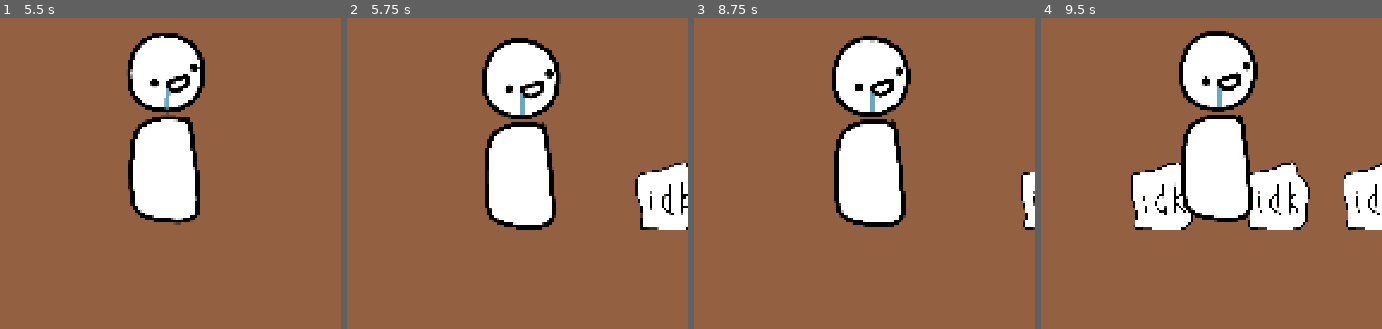
Above: before the commit, frames 1-4 (left to right).
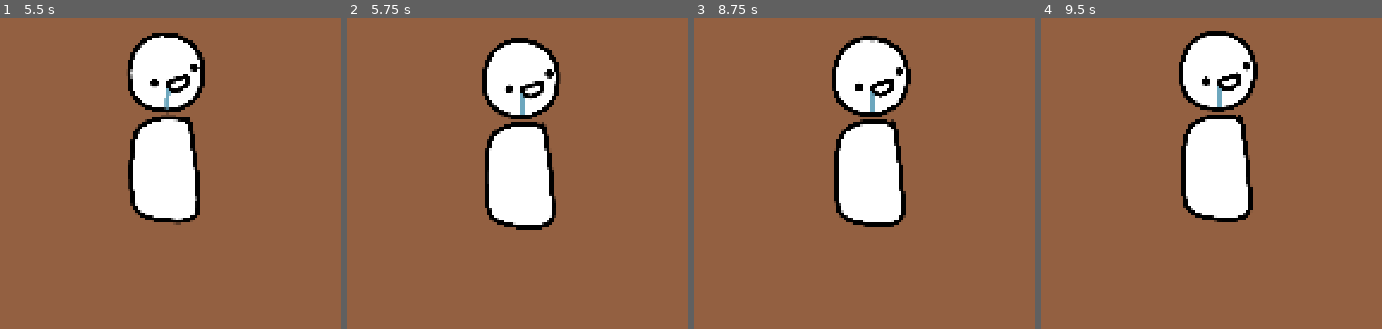
Above: after the commit, the same moments.

Repository: IMOitself/godot-game-idk
Game: Godot game, scene res://scenes/game.tscn
Two runs of this game, one before a commit and one after it. Both use one fixed random seed, a clock stepped at 60 frames per second and the inputs below.
Inputs (mouse positions are in pixels of both pictures, inside the frame that each line leads up to):
- Up to frame 1 (5.5 s): move the mouse to (214, 217) at 0.52 s; press the mouse at (214, 217) at 0.53 s; hold D (move_right) 0.53-2.03 s; move the mouse to (27, 294) at 1.27 s; release the mouse at (27, 294) at 1.28 s; click (27, 294) at 1.35 s; move the mouse to (160, 80) at 2.02 s; press the mouse at (160, 80) at 2.03 s; hold A (move_left) 2.03-2.78 s; move the mouse to (outside the picture) at 2.77 s; release the mouse at (outside the picture) at 2.78 s; hold D (move_right) 2.78-4.28 s; click (outside the picture) at 2.85 s; move the mouse to (outside the picture) at 3.52 s; press the mouse at (outside the picture) at 3.53 s; move the mouse to (outside the picture) at 4.27 s; release the mouse at (outside the picture) at 4.28 s; hold A (move_left) 4.28-5.03 s; click (outside the picture) at 4.35 s; move the mouse to (139, 257) at 5.02 s; press the mouse at (139, 257) at 5.03 s; hold D (move_right) from 5.03 s (still down)
- Up to frame 2 (5.75 s): keep holding D (move_right)
- Up to frame 3 (8.75 s): move the mouse to (741, 55) at 5.77 s; release D (move_right) at 5.78 s; release the mouse at (741, 55) at 5.78 s; hold A (move_left) 5.78-7.28 s; click (741, 55) at 5.85 s; move the mouse to (908, 217) at 6.52 s; press the mouse at (908, 217) at 6.53 s; move the mouse to (721, 294) at 7.27 s; release the mouse at (721, 294) at 7.28 s; hold D (move_right) from 7.28 s (still down); click (721, 294) at 7.35 s; move the mouse to (854, 80) at 8.02 s; press the mouse at (854, 80) at 8.03 s
- Up to frame 4 (9.5 s): keep holding D (move_right); move the mouse to (outside the picture) at 8.77 s; release the mouse at (outside the picture) at 8.78 s; click (outside the picture) at 8.85 s

Frame 1 is identical in both runs. In frame 2, 2.9% of the frame differs, in the area x 84-100%, y 46-69%; in frame 3, 0.7%; in frame 4, 8.4%, in the area x 26-100%, y 45-69%.

Commit message:
feat: make spawner and left edge bigger

Diff:
--- a/scenes/game.tscn
+++ b/scenes/game.tscn
@@ -61,10 +61,10 @@
 size = Vector2(500, 925)
 
 [sub_resource type="RectangleShape2D" id="RectangleShape2D_w5ctp"]
-size = Vector2(1142, 2059)
+size = Vector2(1534, 2059)
 
 [sub_resource type="RectangleShape2D" id="RectangleShape2D_qa133"]
-size = Vector2(4674, 933)
+size = Vector2(35139, 933)
 
 [node name="game" type="Node2D" unique_id=49382964]
 
@@ -105,7 +105,7 @@
 camera = NodePath("../player/Camera2D")
 
 [node name="left_edge" type="CollisionShape2D" parent="on_left_edge" unique_id=2051581908]
-position = Vector2(3, 0)
+position = Vector2(199, 0)
 shape = SubResource("RectangleShape2D_w5ctp")
 
 [node name="spawners" type="Node" parent="." unique_id=878847307]
@@ -114,5 +114,5 @@
 script = ExtResource("10_vtaks")
 
 [node name="CollisionShape2D" type="CollisionShape2D" parent="spawners/spawner1" unique_id=811939157]
-position = Vector2(5764, -1585.5)
+position = Vector2(19198.5, -1585.5)
 shape = SubResource("RectangleShape2D_qa133")
--- a/scripts/spawners/spawner_1.gd
+++ b/scripts/spawners/spawner_1.gd
@@ -20,7 +20,7 @@
 
 func spawn_item():
 	var half_width = collision_shape.shape.size.x / 2
-	var x = randf_range(-half_width + 300, half_width - 300)
+	var x = randf_range(-half_width + 1200, half_width - 300)
 
 	var item = ITEM.instantiate()
 	item.add_to_group("items")
